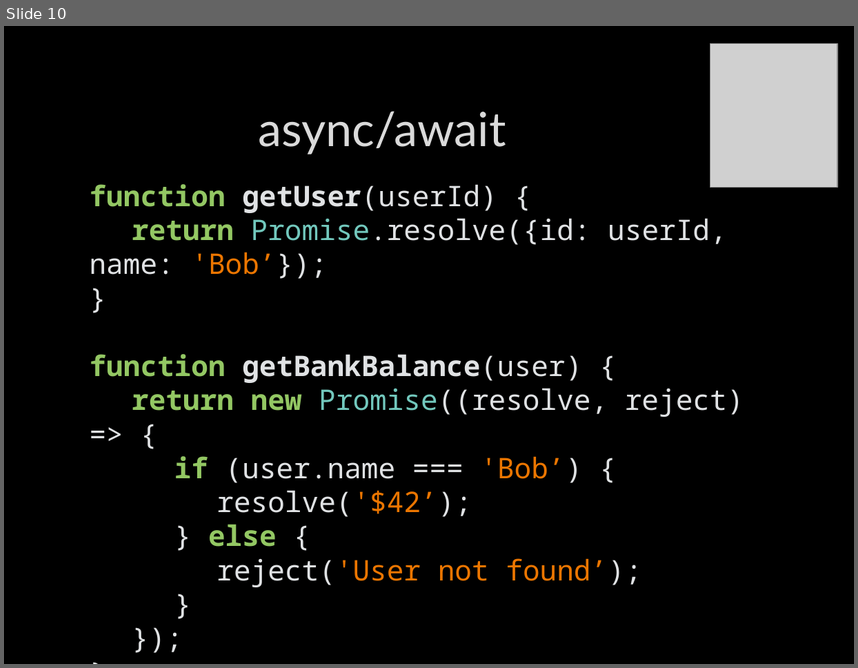
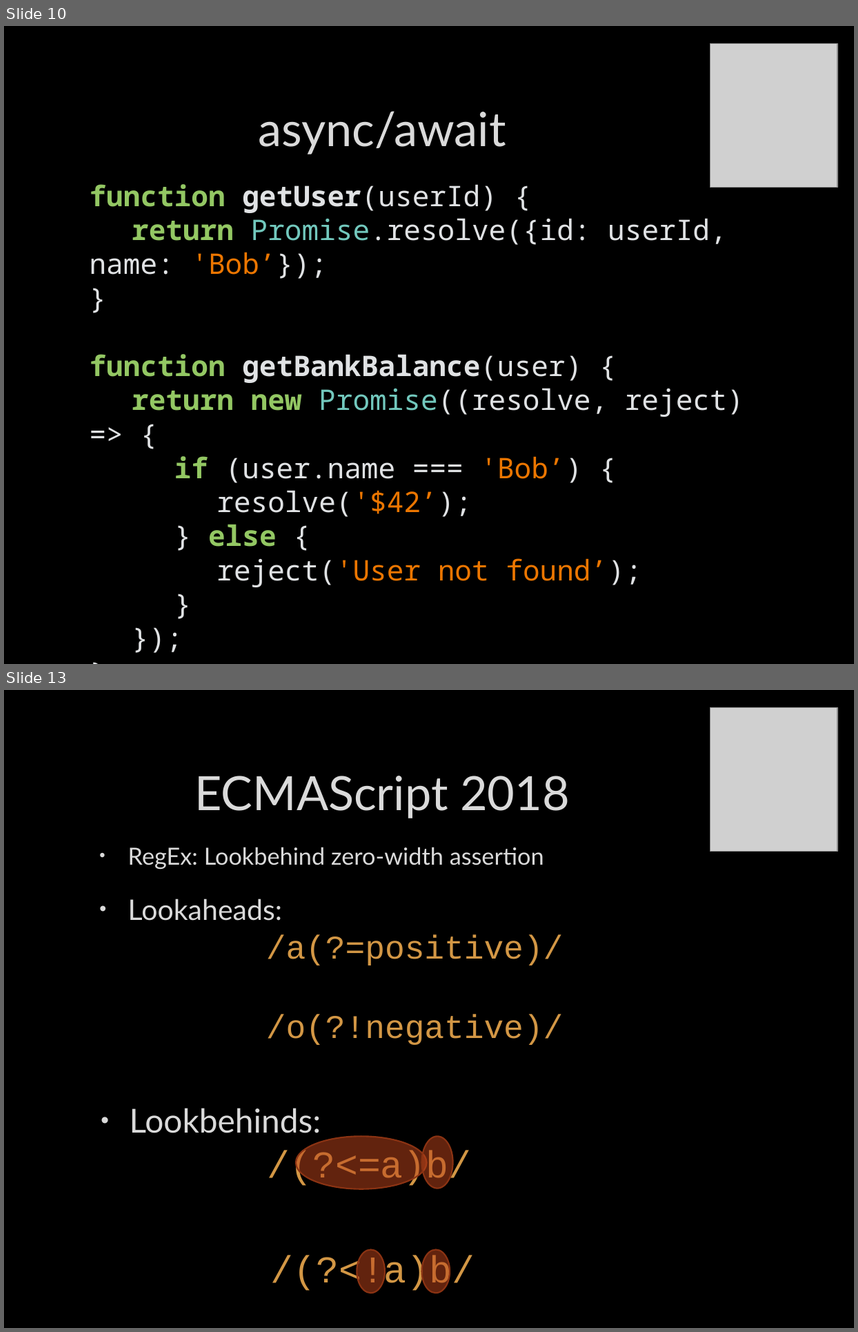
Before and after one commit to itenium-be/CSharp-JavaScript-New-Features, a slide deck: Slides.pptx. Shown one above the other, each under a label of ours: slide 10 before the commit, slides 10 and 13 after it; the slides between them are not shown. The pictures are 858x668 and 858x1332 pixels, drawn with LibreOffice and Linux fonts; fonts in the diff are those of the drawing; grey boxes stand for pictures; background and template pictures are left out. Boxes give left, top, right and bottom in pixels: in the first picture for what was removed or moved away, otherwise in the second. Text is boxed around its words. In the diff, an @@ line names an element or a change of style, - is before the commit and + after.

```diff
--- a/Slides.pptx
+++ b/Slides.pptx
@@ slide 13 added at [4,690,854,1328], background picture (left out) @@
@@ picture added at [711,708,838,851] @@
@@ title added at [195,776,570,818], 40 pt, text #DADADA @@
+ECMAScript 2018
@@ text added at [128,847,544,869], 20 pt, text #DADADA @@
+• RegEx: Lookbehind zero-width assertion
@@ text added at [128,898,564,1045], 28 pt, text #D39745 @@
+• Lookaheads:
+  /a(?=positive)/
+  /o(?!negative)/
@@ text added at [130,1107,475,1292], 32 pt, text #D39745 @@
+• Lookbehinds:
+  /(?<=a)b/
+/(?<!a)b/
@@ ellipse added at [296,1136,426,1189], fill #BC451B at 52% opacity, outline #8B3314 1.25 pt @@
@@ ellipse added at [422,1136,454,1188], fill #BC451B at 52% opacity, outline #8B3314 1.25 pt @@
@@ ellipse added at [357,1250,385,1292], fill #BC451B at 52% opacity, outline #8B3314 1.25 pt @@
@@ ellipse added at [422,1250,450,1292], fill #BC451B at 52% opacity, outline #8B3314 1.25 pt @@
```
Also in this commit, not shown: 11 other slides added, 5 slides removed, 2 other files.
